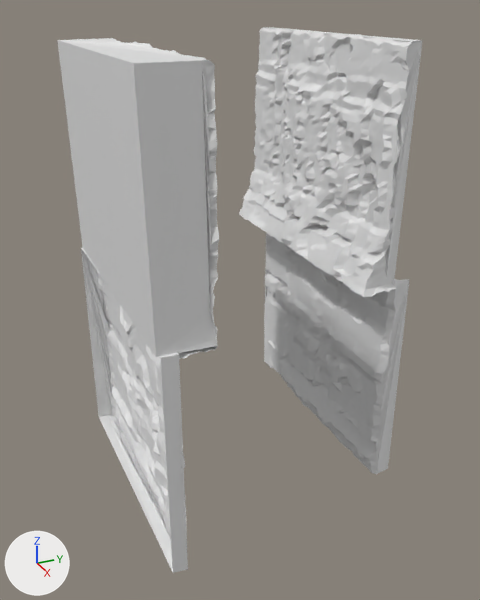
Renders of the Blender file Lucas Ordner für Assets und so/GameJam - Wintersemester 18/Modelle/cave_02.blend from each side of a commit.
Camera for both pictures: a 50 mm camera at (11.32, -0.21, 4.14) aimed at (2.83, 3.61, -0.1). The lights are fixed; the arrows at lower left show +X, +Y and +Z.
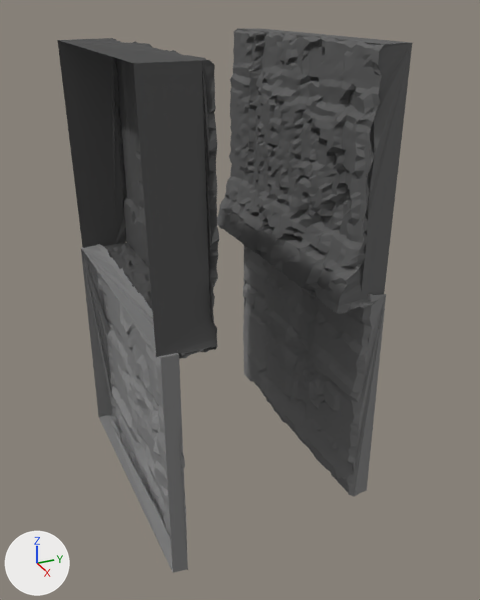
Changed parts and their boxes (x1, y1, x2, y2) in the pictures (480 x 600 px; the box of a moved part takes in the faces that stretch with it):
'Plane', reshaped, moved: before (239, 27, 423, 297); after (217, 28, 412, 314)
'Cube.002', recoloured, moved: before (264, 232, 410, 474); after (243, 246, 386, 496)
'Cube.003', recoloured: (81, 244, 188, 572) in both
part 1 of me_plane, moved or reshaped: before (260, 27, 423, 289); after (234, 28, 412, 305)
part 2 of me_plane, recoloured: before (239, 28, 412, 297); after (217, 30, 385, 314)
part 3 of me_plane_001, added: after (57, 40, 126, 248)
part 4 of me_plane_001, recoloured: (59, 38, 219, 359) in both

Diff of the bpy script that builds the scene:
```diff
--- a/Lucas Ordner für Assets und so/GameJam - Wintersemester 18/Modelle/cave_02.blend.py
+++ b/Lucas Ordner für Assets und so/GameJam - Wintersemester 18/Modelle/cave_02.blend.py
@@ mat_material_001 @@
+mat_material_001 = diffuse_material('Material.001')
+mat_material_001.base_color = (0.0985, 0.0985, 0.0985)  # dark grey #585858
@@ mat_material_002 @@
+mat_material_002 = diffuse_material('Material.002')
+mat_material_002.base_color = (0.233, 0.233, 0.233)  # grey #858585
@@ mat_material @@
+mat_material = diffuse_material('Material')
+mat_material.base_color = (0.138, 0.138, 0.138)  # dark grey #686868
@@ me_plane @@
 # used by ob_plane; location = (2.4, 5.01, 0.41); scale = (2.03, 0.283, 1.0)
-me_plane.from_pydata(...)  # 2378 vertices, 4532 faces, 11 loose edges; spans x -1.05..1.02, y -1.14..1.21, z -0.06..3.27
+me_plane.from_pydata(...)  # 2378 vertices, 4531 faces, 11 loose edges; spans x -1.05..1.02, y -1.14..2.03, z -0.06..3.27
+# me_plane part 1: 12 vertices moved from x -1.0..0.96, y 1.03..1.21, z 0.07..3.24 to x -1.0..0.96, y 1.85..2.03, z 0.07..3.24
+# me_plane part 2: 4531 faces spanning x -1.05..1.02, y -1.14..2.03, z -0.06..3.27 switch from no material to mat_material (dark grey #686868)
@@ me_cube_004 @@
 me_cube_004.from_pydata(...)  # 2029 vertices, 3875 faces; spans x -0.99..0.98, y -0.22..1.32, z -1.01..1.02
+me_cube_004.materials.append(mat_material_002)  # grey #858585
@@ me_cube_005 @@
 me_cube_005.from_pydata(...)  # 2029 vertices, 3876 faces; spans x -0.99..0.98, y -0.32..1.4, z -1.01..1.02
+me_cube_005.materials.append(mat_material_002)  # grey #858585
@@ me_plane_001 @@
 # used by ob_plane_001; location = (2.89, 2.17, 0.32); rotation_euler = (0.0, 0.0, -0.0249), in degrees (0, 0, -1.4); scale = (1.96, 0.258, 1.0)
-me_plane_001.from_pydata(...)  # 2336 vertices, 4471 faces, 10 loose edges; spans x -1.11..1.04, y -2.35..1.64, z -0.06..3.27
+me_plane_001.from_pydata(...)  # 2337 vertices, 4475 faces, 7 loose edges; spans x -1.11..1.04, y -2.35..1.64, z -0.06..3.27
+# me_plane_001 part 3: 3 vertices added at x -1.04, y -1.45..-0.05, z 0.03..0.04
+# me_plane_001 part 4: 4468 faces spanning x -1.11..1.04, y -2.35..1.64, z -0.06..3.27 switch from no material to mat_material_001 (dark grey #585858)
@@ ob_plane @@
 ob_plane = bpy.data.objects.new('Plane', me_plane)
-ob_plane.location = (2.4, 5.01, 0.41)
+ob_plane.location = (2.7, 4.4, 0.41)
 ob_plane.scale = (2.03, 0.283, 1.0)
@@ ob_cube_002 @@
 ob_cube_002 = bpy.data.objects.new('Cube.002', me_cube_004)
-ob_cube_002.location = (2.37, 5.48, -1.16)
+ob_cube_002.location = (2.66, 4.87, -1.16)
 ob_cube_002.rotation_euler = (3.142, -1.571, 0.0)  # degrees (180, -90, 0)
```
